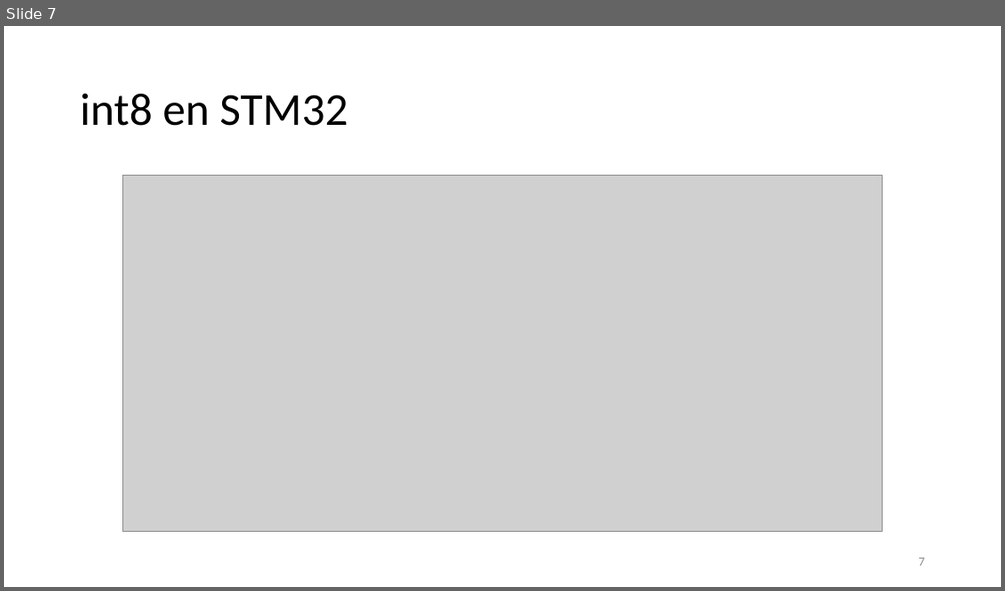
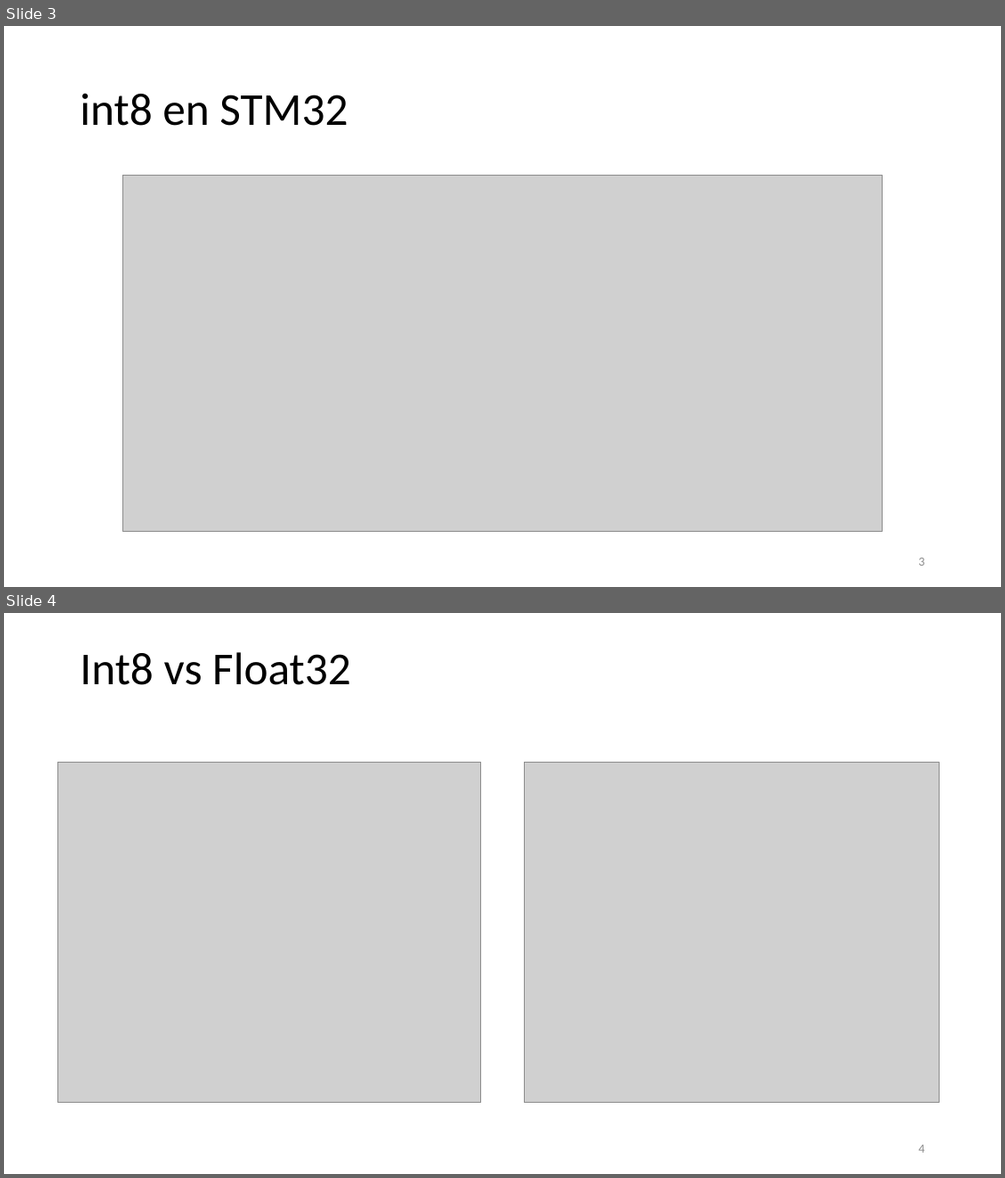
Before and after one commit to Daivd093/EdgeAI4BionicControl, a slide deck: Edge Computing para Control Biónico con Señales Cerebrales.pptx. Shown one above the other, each under a label of ours: slide 7 before the commit, slides 3 and 4 after it. The pictures are 1005x591 and 1005x1178 pixels, drawn with LibreOffice and Linux fonts; fonts in the diff are those of the drawing; grey boxes stand for pictures. Boxes give left, top, right and bottom in pixels: in the first picture for what was removed or moved away, otherwise in the second. Text is boxed around its words. In the diff, an @@ line names an element or a change of style, - is before the commit and + after.

```diff
--- a/Edge Computing para Control Biónico con Señales Cerebrales.pptx
+++ b/Edge Computing para Control Biónico con Señales Cerebrales.pptx
@@ slide 4 added at bbox=[4, 613, 1001, 1174], background #FFFFFF @@
@@ title added at bbox=[80, 652, 351, 685], 44 pt, text #000000 @@
+Int8 vs Float32
@@ picture added at bbox=[57, 762, 481, 1103] @@
@@ picture added at bbox=[525, 762, 939, 1103] @@
@@ page number added at bbox=[918, 1144, 924, 1152], 12 pt, text #8C8C8C @@
+4
@@ what was slide 7 is now slide 3 @@
@@ page number at bbox=[918, 557, 924, 565]: text changed @@
-7
+3
```
Also in this commit, not shown: 4 other slides added, 8 slides removed, 5 other files.
